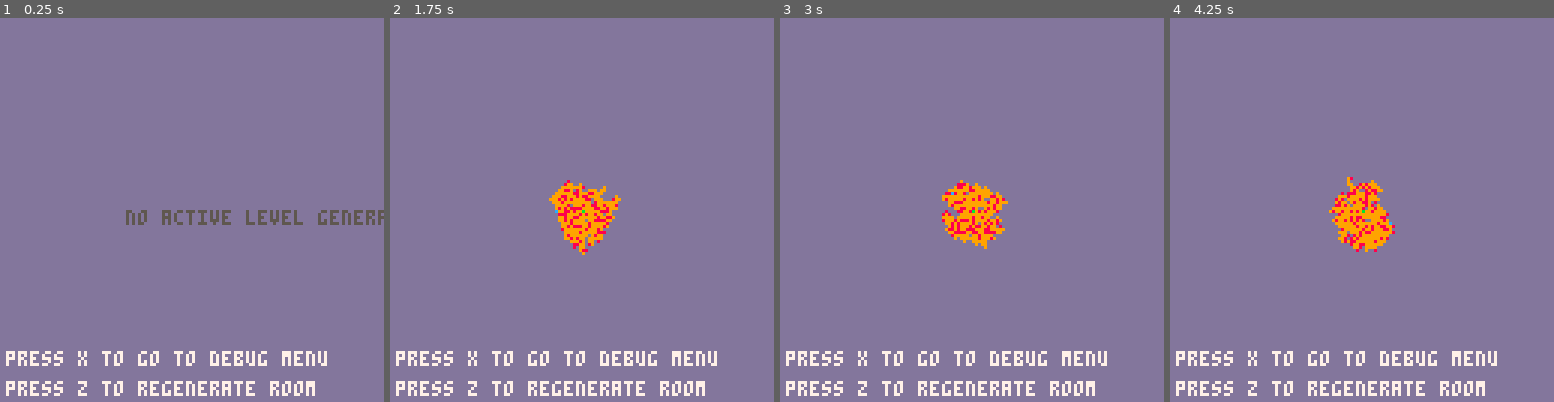
Above: before the commit, frames 1-4 (left to right).
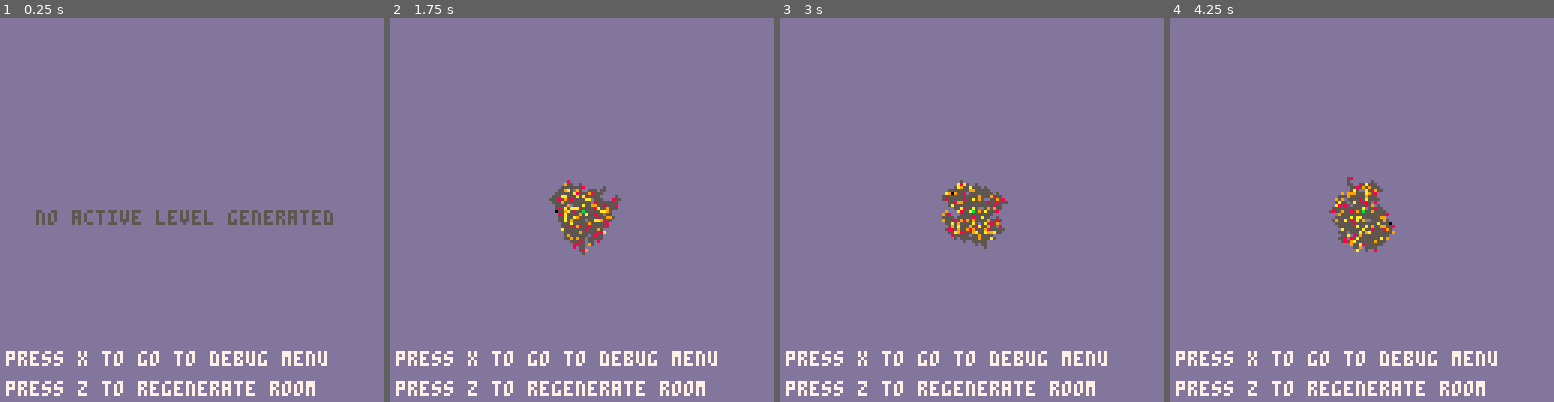
Above: after the commit, the same moments.

Repository: robertvargas-irq/gamedev-pico8-game-source
Game: PICO-8 cartridge apocalypse_couriers.p8
Same seed, same stepped clock (60 frames per second), same inputs: the game is played once before the commit and once after it.
Inputs:
- Up to frame 1 (0.25 s): no input
- Up to frame 2 (1.75 s): tap X (X key) at 0.33, 1.07 s; tap O (Z key) at 0.7, 1.7 s; hold Right from 1.6 s (still down)
- Up to frame 3 (3 s): tap X (X key) at 1.85, 2.97 s; release Right at 2.1 s; tap O (Z key) at 2.1, 2.5, 2.9 s; hold Up 2.15-2.42 s; hold Right from 2.47 s (still down)
- Up to frame 4 (4.25 s): release Right at 3.03 s; hold Left 3.08-3.58 s; tap O (Z key) at 3.3, 3.7, 4.1 s; hold Down 3.63-3.97 s; hold Right from 4.02 s (still down); tap X (X key) at 4.08 s

The runs differ from the first frame. In frame 1, 1.7% of the frame differs, in the area x 9-100%, y 50-54%; in frame 2, 1.7%; in frame 3, 1.7%; in frame 4, 1.8%, in the area x 41-59%, y 41-61%.

Commit message:
Removed unused function; tweaked pixel coloring

Diff:
--- a/level.lua
+++ b/level.lua
@@ -3,15 +3,6 @@
 level={}
 level.active=nil
 level.debug={}
-
--- set the current active level
--- level: {rooms:{}, root:{}, tail:{}, max_rooms:int, r_count:int}
-function level.setactive(level)
-    -- ensure level is properly defined
-    assert(level~=nil, 'level.active cannot be nil')
-    level.active=level
-    return level
-end--level.setactive()
 
 -- debug the level by printing out each level as a pixel
 -- color-coded to their hostility and start/end status.
@@ -22,7 +13,7 @@
 function level.debug.printsprites()
     -- if no active level print debug message
     if level.active==nil then
-        return print('no active level generated',-22,0,5)
+        return print('no active level generated',-52,0,5)
     end
 
     -- print out each active room onto the screen
@@ -33,9 +24,12 @@
 
         -- hostile or not
         if room.hostile then
-            pset(x,y,8) --red
+            color=8--red
+            if room.enemy_count==2 then color=9 end
+            if room.enemy_count==1 then color=10 end
+            pset(x,y,color) --red
         else
-            pset(x,y,9) --yellow
+            pset(x,y,5) --gray
         end
 
         -- start and end rooms
@@ -44,7 +38,7 @@
             pset(x,y,11) --green
         elseif x==level.active.tail.x
         and y==level.active.tail.y then
-            pset(x,y,12) --blue
+            pset(x,y,0) --black
         end
     end
 end--printsprites()
